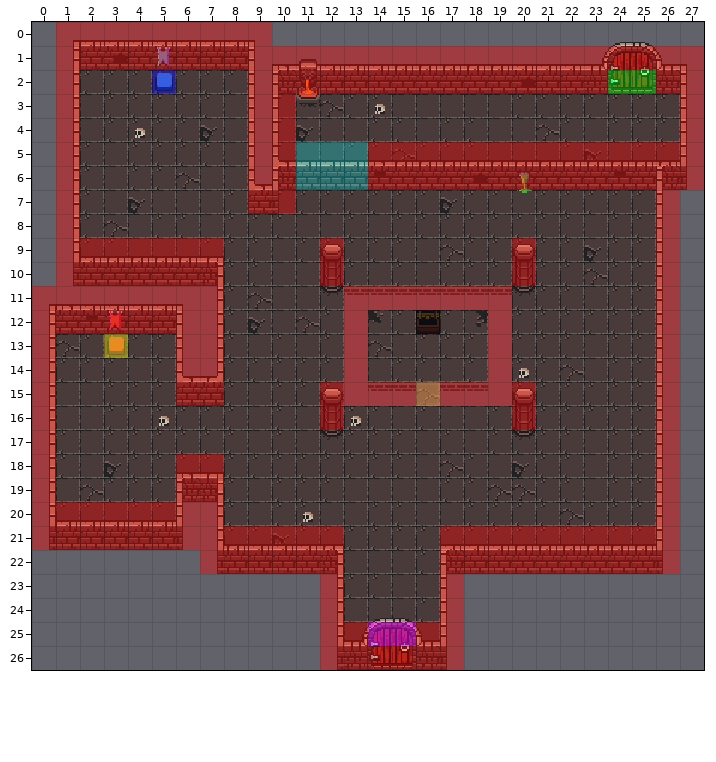
An edit to a level. Tiled map, Output/Assets/Maps/dungeonHall.tmx. This is how it looked before the edit.
Cells are 16x16 px. Shown: x 0..27, y 0..26.
After the commit:
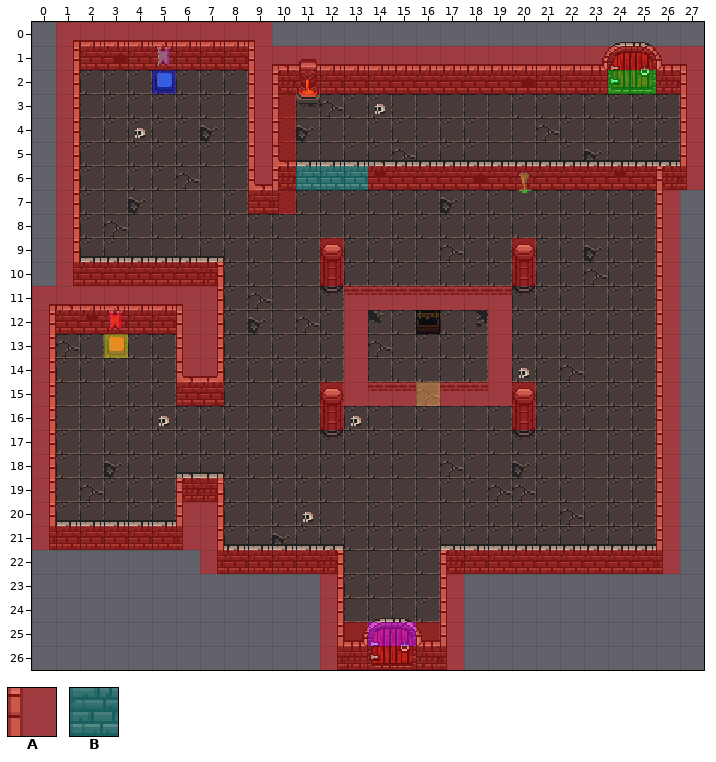
Key: from "colors": A 1, B 7.
_ is an empty cell, . an unchanged one.
See-through tiles are keyed as they look on the map.
The edit:
--- layer "colliders"
@@ x 11..26 @@
- 5 BBBAAAAAAAAAAAAA
+ 5 ________________
@@ x 2..7 @@
- 9 AAAAAA
+ 9 ______
@@ x 6..7 @@
-18 AA
+18 __
@@ x 1..25 @@
-20 AAAAA....................
-21 .......AAAAA....AAAAAAAAA
+20 _____....................
+21 ......._____...._________
